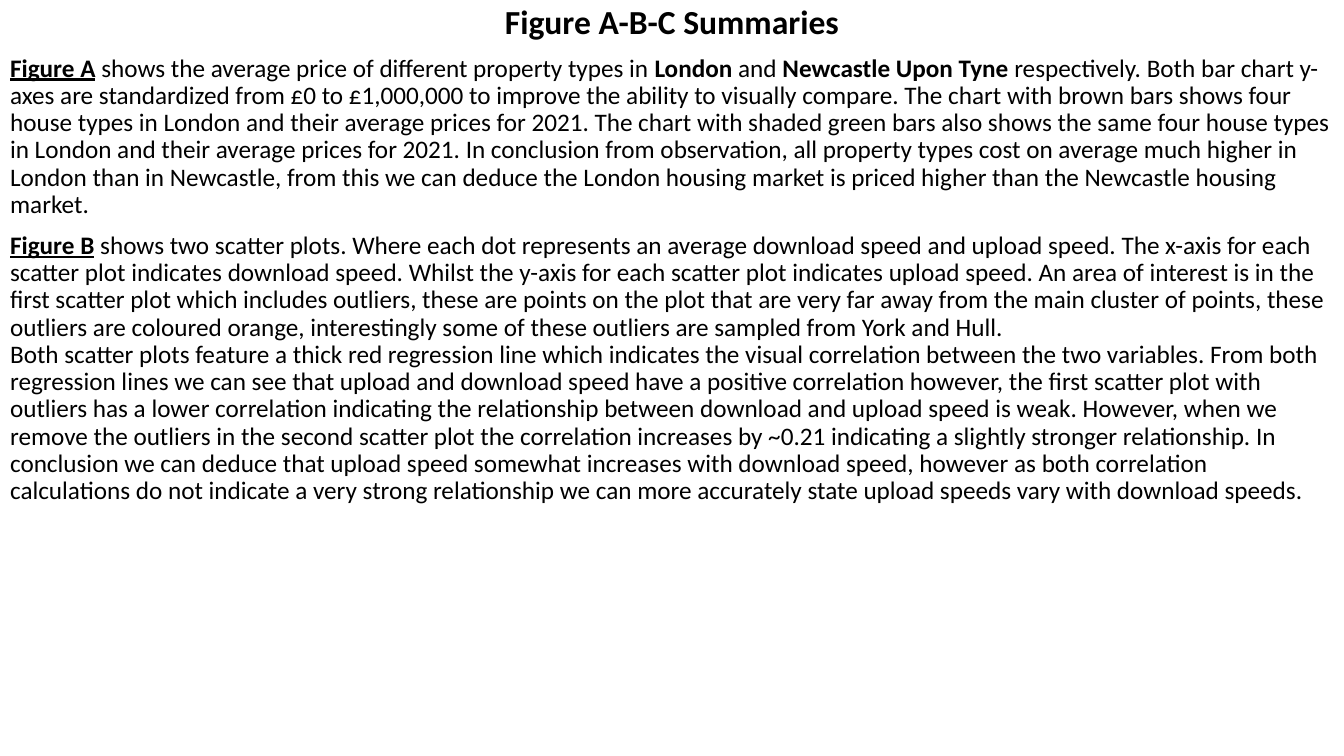
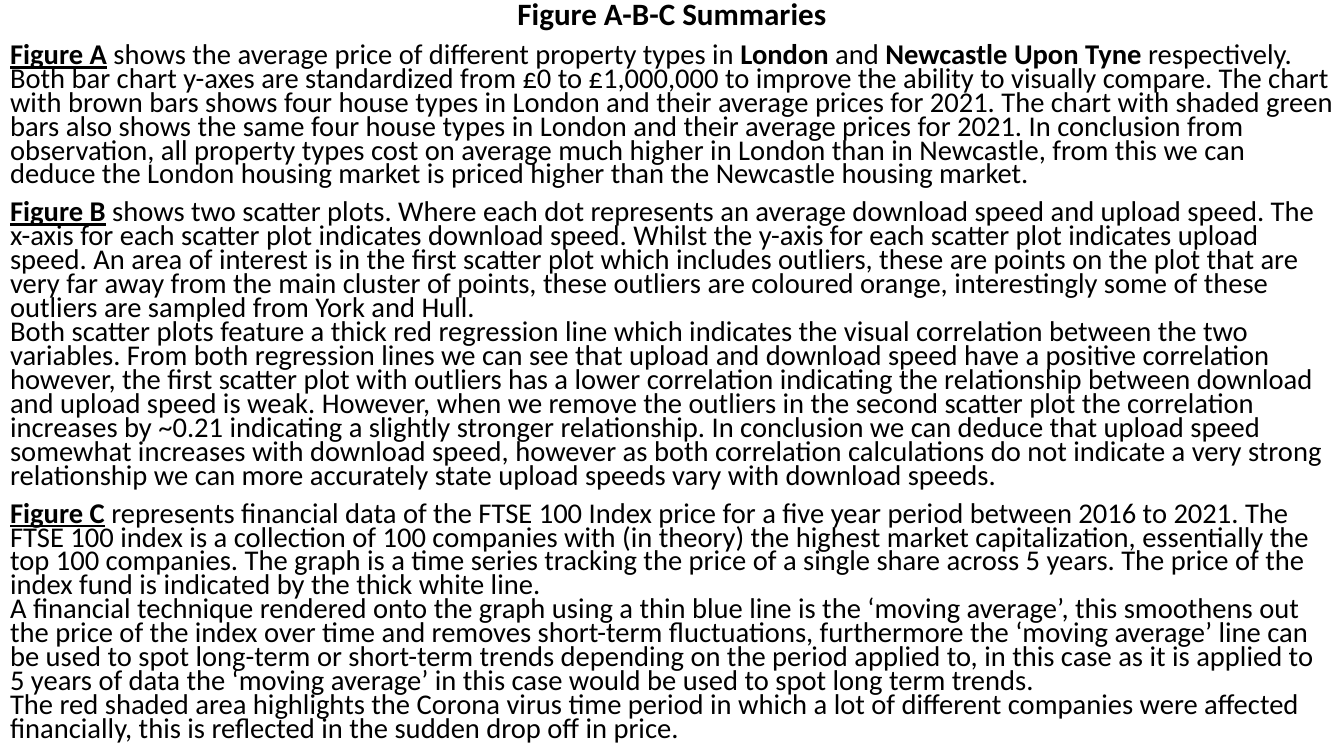
Before and after one commit to LeeTaylorLondon/Data-Visualisation, a slide deck: slide 1 of Data/Summary.pptx. Drawn at 1344x756 pixels with LibreOffice and Linux fonts; fonts in the diff are those of the drawing. Boxes give left, top, right and bottom in pixels: in the first picture for what was removed or moved away, otherwise in the second. Text is boxed around its words. In the diff, an @@ line names an element or a change of style, - is before the commit and + after.

```diff
--- a/Data/Summary.pptx
+++ b/Data/Summary.pptx
@@ subtitle at <box>10,3,1332,490</box>: size 24 to 22.2 pt in "Figure A-B-C Summaries"; size 18 to 20.4 pt in "Figure A shows the average price of ...", "Figure B shows two scatter plots. Where ..."; line spacing 0.9 to 0.7 @@
@@ subtitle at <box>10,503,1313,743</box>: paragraph added @@
+Figure C represents financial data of the FTSE 100 Index price for a five year period between 2016 to 2021. The FTSE 100 index is a collection of 100 companies with (in theory) the highest market capitalization, essentially the top 100 companies. The graph is a time series tracking the price of a single share across 5 years. The price of the index fund is indicated by the thick white line.
+A financial technique rendered onto the graph using a thin blue line is the ‘moving average’, this smoothens out the price of the index over time and removes short-term fluctuations, furthermore the ‘moving average’ line can be used to spot long-term or short-term trends depending on the period applied to, in this case as it is applied to 5 years of data the ‘moving average’ in this case would be used to spot long term trends.
+The red shaded area highlights the Corona virus time period in which a lot of different companies were affected financially, this is reflected in the sudden drop off in price.
```
Also in this commit, not shown: 4 other files.
